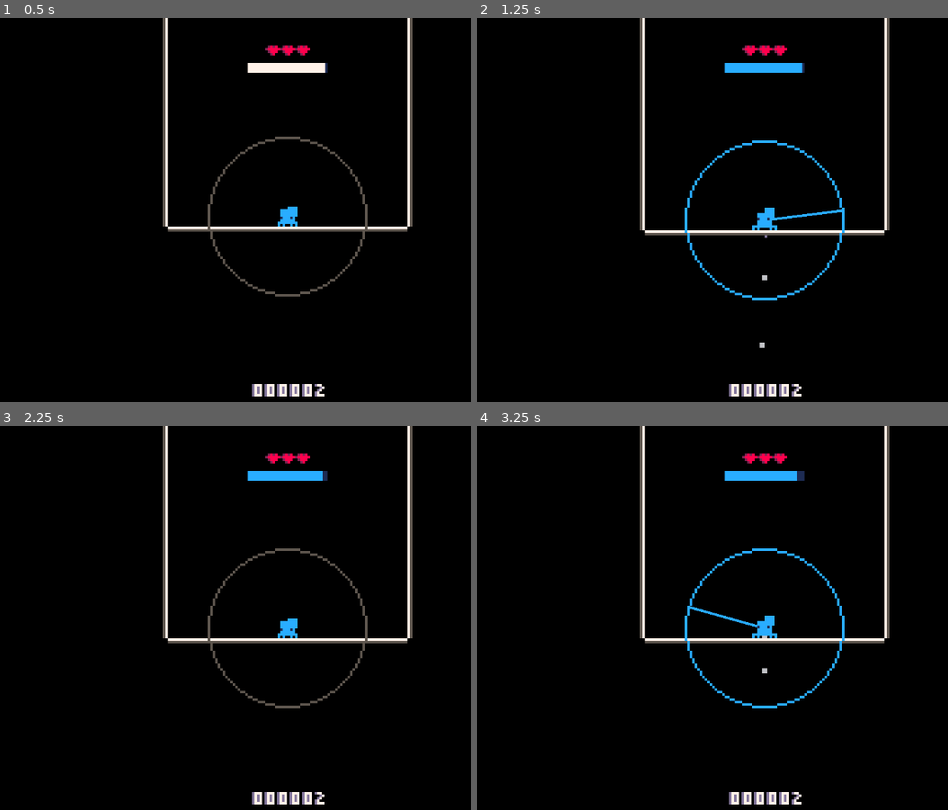
Above: before the commit, frames 1-4 (two rows, left to right).
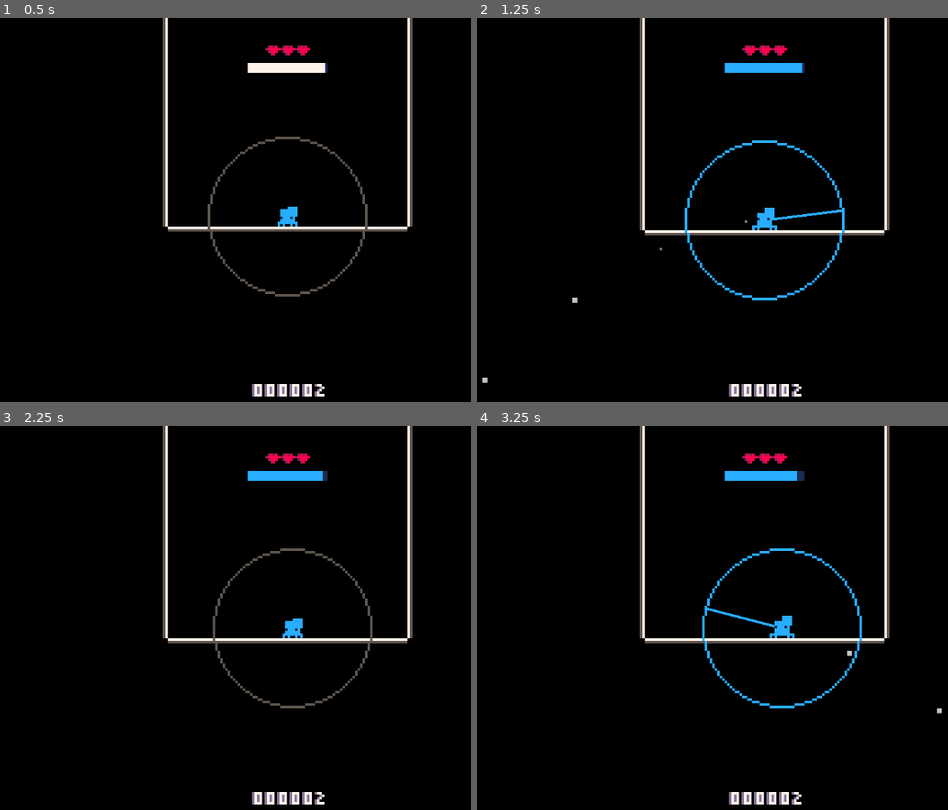
Above: after the commit, the same moments.

Repository: Flamenccio/spider-jump
Game: Godot game, scene res://scenes/game.tscn
Same seed, same stepped clock (60 frames per second), same inputs: the game is played once before the commit and once after it. The engine's default icon, where the game draws it, is replaced by a stand-in: a white triangle on a blue panel in a dark square.
Inputs (mouse positions are in pixels of both pictures, inside the frame that each line leads up to):
- Up to frame 1 (0.5 s): no input
- Up to frame 2 (1.25 s): tap Enter at 0.5 s; move the mouse to (924, 198) at 0.52 s; press the mouse at (924, 198) at 0.53 s; hold D (move_right) from 0.53 s (still down)
- Up to frame 3 (2.25 s): release D (move_right) at 1.25 s; release the mouse at (447, 606) at 1.25 s; drag from (146, 648) to (287, 456) at 1.27 s; move the mouse to (357, 541) at 2.02 s; hold D (move_right) from 2.03 s (still down); tap Delete at 2.1 s
- Up to frame 4 (3.25 s): release D (move_right) at 2.75 s; drag from (726, 710) to (547, 568) at 2.77 s

Frame 1 is identical in both runs. In frame 2, less than 0.1% of the frame differs, in the area x 1-62%, y 52-96%; in frame 3, 1.2%; in frame 4, 2.1%, in the area x 44-99%, y 31-75%.

Commit message:
fix things
fix bug that prevented player from entering crawl state
fix bug that prevented player from climbing around corners

Diff:
--- a/scenes/player.tscn
+++ b/scenes/player.tscn
@@ -679,6 +679,7 @@
 _ground_check = NodePath("../../Casters/GroundRaycast")
 _player = NodePath("../..")
 _animator = NodePath("../../SpriteTree")
+_jump_force = 170.0
 _particle_emitter = NodePath("../../Particles/ParticleEmitter")
 
 [node name="Climb" type="Node" parent="StateMachineHandler" node_paths=PackedStringArray("_player")]
@@ -688,6 +689,7 @@
 [node name="Crawl" type="Node" parent="StateMachineHandler" node_paths=PackedStringArray("_player")]
 script = ExtResource("37_g5jhy")
 _player = NodePath("../..")
+_move_speed = 10.0
 
 [node name="Entry" type="Node" parent="StateMachineHandler"]
 script = ExtResource("38_holxr")
@@ -700,11 +702,13 @@
 [node name="Idle" type="Node" parent="StateMachineHandler" node_paths=PackedStringArray("_animator", "_player")]
 script = ExtResource("40_4gjji")
 _animator = NodePath("../../SpriteTree")
+_gravity_scale = 0.33
 _player = NodePath("../..")
 
 [node name="KO" type="Node" parent="StateMachineHandler" node_paths=PackedStringArray("_player")]
 script = ExtResource("41_u2ulf")
 _player = NodePath("../..")
+_ko_jump_force = 150.0
 
 [node name="Powerup" type="Node" parent="StateMachineHandler"]
 metadata/super_state = true
@@ -729,10 +733,13 @@
 [node name="Fly" type="Node" parent="StateMachineHandler/Powerup/Hoverfly" node_paths=PackedStringArray("_player")]
 script = ExtResource("46_u2ulf")
 _player = NodePath("../../../..")
+_fly_acceleration = 120.0
+_max_speed = 80.0
 
 [node name="Hover" type="Node" parent="StateMachineHandler/Powerup/Hoverfly" node_paths=PackedStringArray("_player")]
 script = ExtResource("47_6e8lb")
 _player = NodePath("../../../..")
+_decceleration = 1.5
 
 [connection signal="internal_move_input_change" from="." to="LedgeClimb" method="_on_player_move_change"]
 [connection signal="internal_move_input_change" from="." to="StateMachineHandler/Crawl" method="_on_move_input_change"]
@@ -749,8 +756,8 @@
 [connection signal="invincibility_ended" from="." to="Detectors/DangerDetector" method="enable_detector"]
 [connection signal="invincibility_started" from="." to="SpriteTree/Normal" method="_activate_invincibility_flashing"]
 [connection signal="invincibility_started" from="." to="Detectors/DangerDetector" method="disable_detector"]
-[connection signal="moving" from="." to="StateMachineHandler" method="set_param" binds= ["crawl", "true"]]
-[connection signal="stop_moving" from="." to="StateMachineHandler" method="set_param" binds= ["crawl", false]]
+[connection signal="moving" from="." to="StateMachineHandler/StateMachinePlayer" method="set_param" binds= ["crawl", true]]
+[connection signal="stop_moving" from="." to="StateMachineHandler/StateMachinePlayer" method="set_param" binds= ["crawl", false]]
 [connection signal="collected_item" from="CollisionHandler" to="PowerupHandler" method="_on_item_collected"]
 [connection signal="consumed_powerup" from="CollisionHandler" to="PowerupHandler" method="_on_powerup_consumed"]
 [connection signal="danger_entered" from="CollisionHandler" to="." method="_on_danger_entered"]
@@ -765,6 +772,8 @@
 [connection signal="leave_ground" from="CollisionHandler" to="StateMachineHandler/Aim" method="_on_leave_ground"]
 [connection signal="leave_ground" from="CollisionHandler" to="StateMachineHandler" method="set_param" binds= ["ground_type", "air"]]
 [connection signal="lose_powerup" from="CollisionHandler" to="PowerupHandler" method="_end_powerups"]
+[connection signal="climb_started" from="LedgeClimb" to="StateMachineHandler" method="set_param" binds= ["climb", true]]
+[connection signal="climbed_around_ledge" from="LedgeClimb" to="StateMachineHandler/Climb" method="set_climb_target"]
 [connection signal="player_recovered" from="SafeState" to="StateMachineHandler" method="set_param" binds= ["ko", false]]
 [connection signal="safe_spot_updated" from="SafeState" to="." method="_on_safe_spot_set"]
 [connection signal="spawn_particle" from="Particles/ParticleEmitter" to="Particles/ParticleEmitter/ParticleEmitter" method="spawn_particle"]
--- a/scripts/player/player.gd
+++ b/scripts/player/player.gd
@@ -29,7 +29,6 @@
 	_invincibility_timer.one_shot = true
 	_invincibility_timer.timeout.connect(func():
 		invincibility_ended.emit()
-		print('no longer invincible')
 	)
 	add_child(_invincibility_timer)
 
--- a/state_machines/player.tres
+++ b/state_machines/player.tres
@@ -535,7 +535,7 @@
 conditions = {
 "crawl": SubResource("Resource_ujl30")
 }
-priority = 0
+priority = 2
 
 [sub_resource type="Resource" id="Resource_31cv2"]
 script = ExtResource("4_gbx1n")
